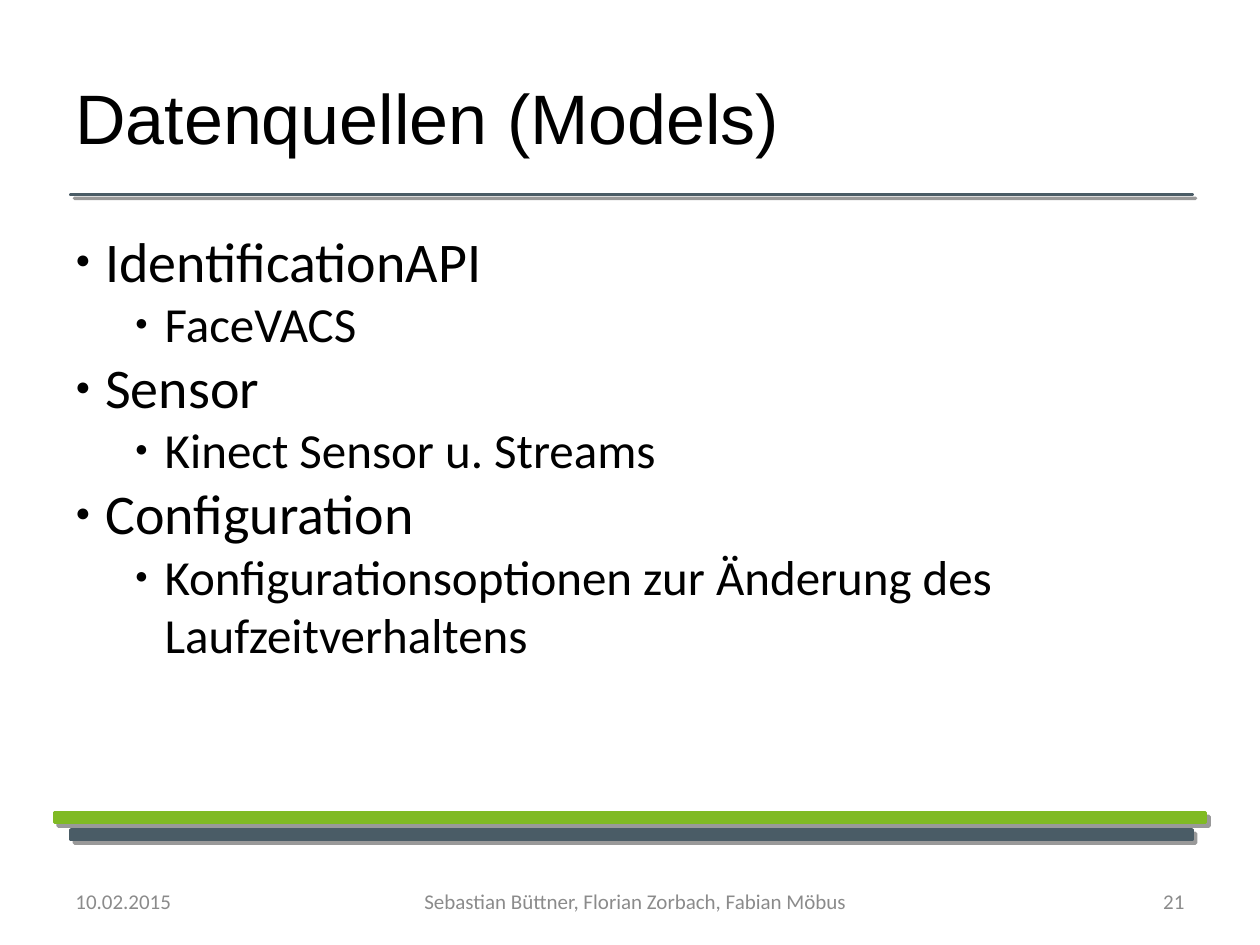
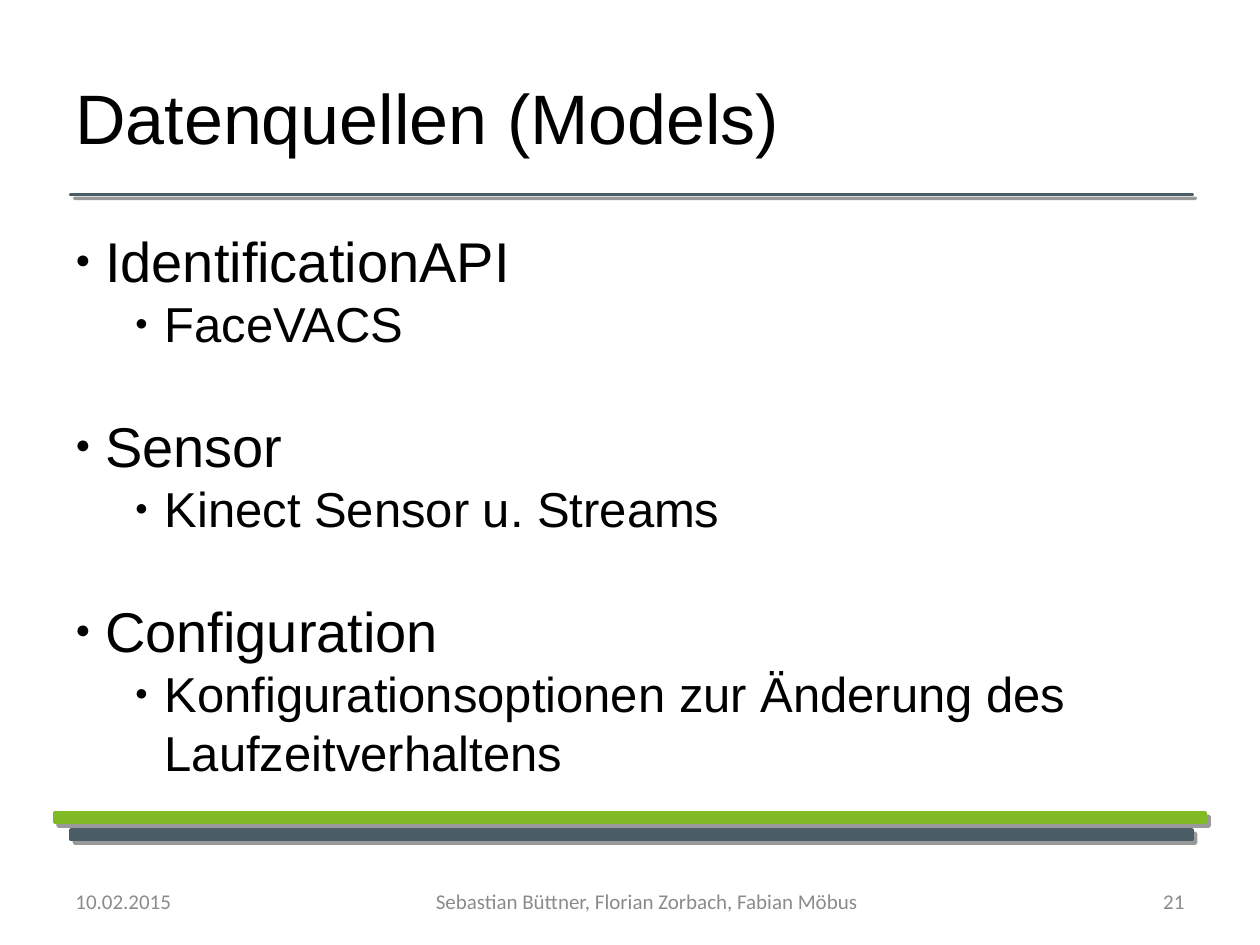
Before and after one commit to YoloSoftDE/YoloTrack, a slide deck: slide 21 of Documentation/Biometrie_praesentation.odp. Drawn at 1260x945 pixels with LibreOffice and Linux fonts; fonts in the diff are those of the drawing; background and template pictures are left out. Boxes give left, top, right and bottom in pixels: in the first picture for what was removed or moved away, otherwise in the second. Text is boxed around its words. In the diff, an @@ line names an element or a change of style, - is before the commit and + after.

Commit message:
präsi
layout updated

```diff
--- a/Documentation/Biometrie_praesentation.odp
+++ b/Documentation/Biometrie_praesentation.odp
@@ text "IdentificationAPI" at <box>105,241,1065,772</box>: font Calibri to Arial @@
@@ text "Sebastian Büttner, Florian Zorbach, Fabian ...": place and size @@
-text "Sebastian Büttner, Florian Zorbach, Fabian ..." at <box>424,894,845,912</box>
+text "Sebastian Büttner, Florian Zorbach, Fabian ..." at <box>436,894,857,912</box>
```
Also in this commit, not shown: 20 other slides changed.
